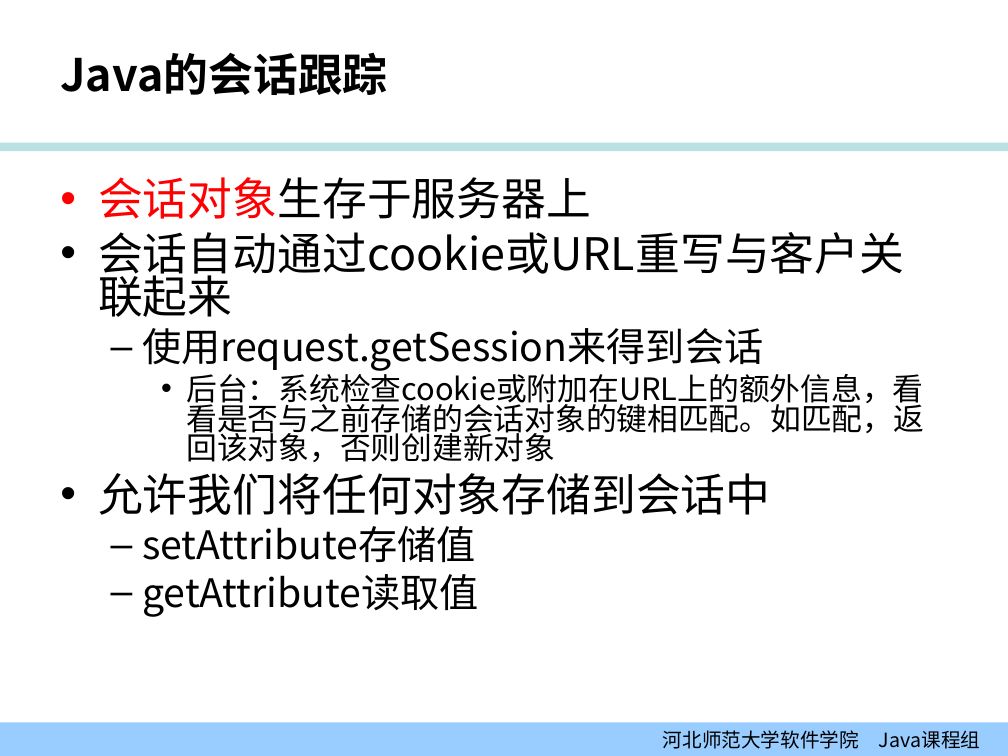
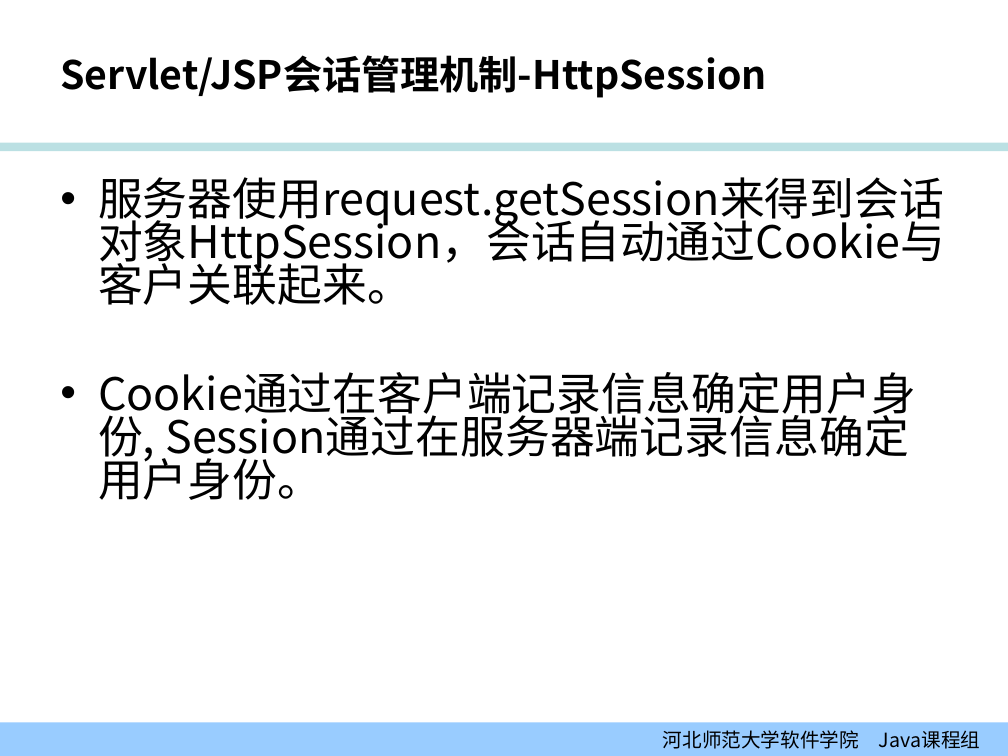
Before and after one commit to edu2act/course-JavaEE, a slide deck: slide 20 of 课程PPT/02-01_会话.ppt (slide 17 before the commit). Drawn at 1008x756 pixels with LibreOffice and Linux fonts; fonts in the diff are those of the drawing; background and template pictures are left out. Boxes give left, top, right and bottom in pixels: in the first picture for what was removed or moved away, otherwise in the second. Text is boxed around its words. In the diff, an @@ line names an element or a change of style, - is before the commit and + after.

```diff
--- a/课程PPT/02-01_会话.ppt
+++ b/课程PPT/02-01_会话.ppt
@@ title at (60, 55, 767, 98): text changed; size 32 to 28 pt @@
-Java的会话跟踪
+Servlet/JSP会话管理机制-HttpSession
@@ text at (98, 177, 945, 500): text changed; size 22 to 32 pt @@
-• 会话对象生存于服务器上
-• 会话自动通过cookie或URL重写与客户关联起来
-  – 使用request.getSession来得到会话
-    • 后台：系统检查cookie或附加在URL上的额外信息，看看是否与之前存储的会话对象的键相匹配。如匹配，返回该对象，否则创建新对象
-• 允许我们将任何对象存储到会话中
-  – setAttribute存储值
-  – getAttribute读取值
+• 服务器使用request.getSession来得到会话对象HttpSession，会话自动通过Cookie与客户关联起来。
+• Cookie通过在客户端记录信息确定用户身份, Session通过在服务器端记录信息确定用户身份。
```
Also in this commit, not shown: 13 other slides changed, 5 slides added, 6 other files.
